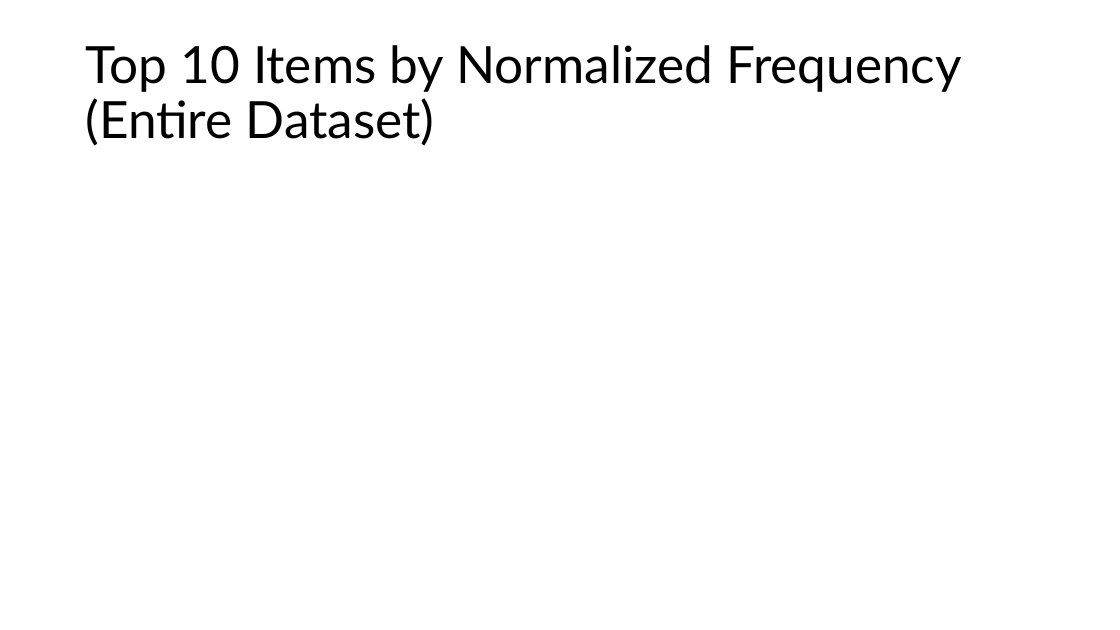
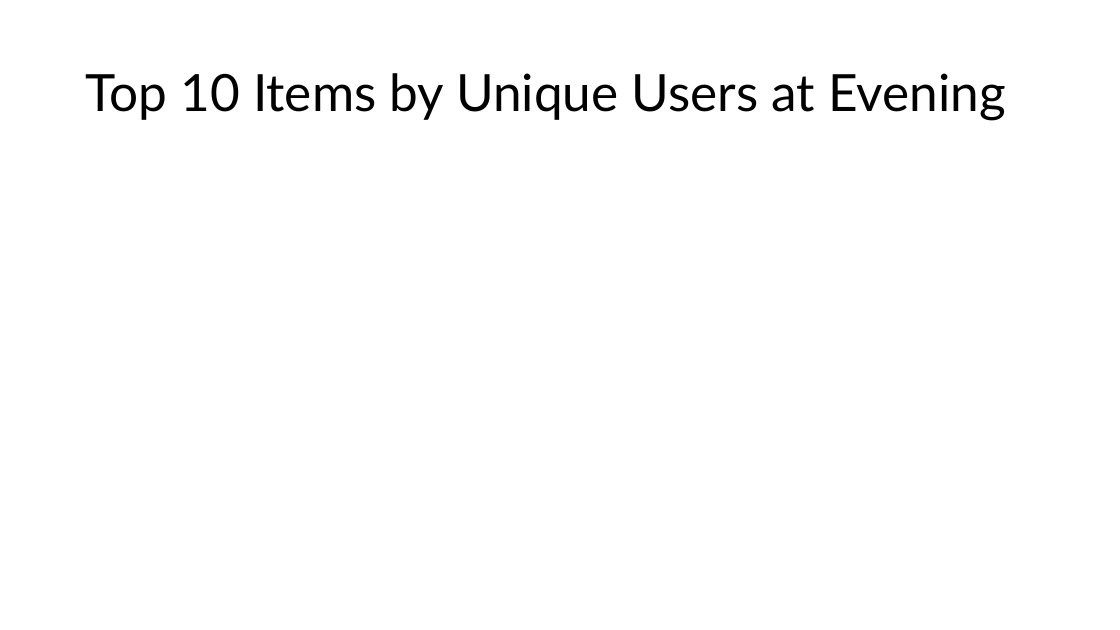
Before and after one commit to lizesteyn/FNBdataquest, a slide deck: slide 35 of Presentation1.pptx (slide 14 before the commit). Drawn at 1120x630 pixels with LibreOffice and Linux fonts; fonts in the diff are those of the drawing. Boxes give left, top, right and bottom in pixels: in the first picture for what was removed or moved away, otherwise in the second. Text is boxed around its words. In the diff, an @@ line names an element or a change of style, - is before the commit and + after.

```diff
--- a/Presentation1.pptx
+++ b/Presentation1.pptx
@@ title at (85,73,1006,120): text changed @@
-Top 10 Items by Normalized Frequency (Entire Dataset)
+Top 10 Items by Unique Users at Evening
```
Also in this commit, not shown: 6 other slides changed, 13 slides added, 4 slides removed, 3 other files.
